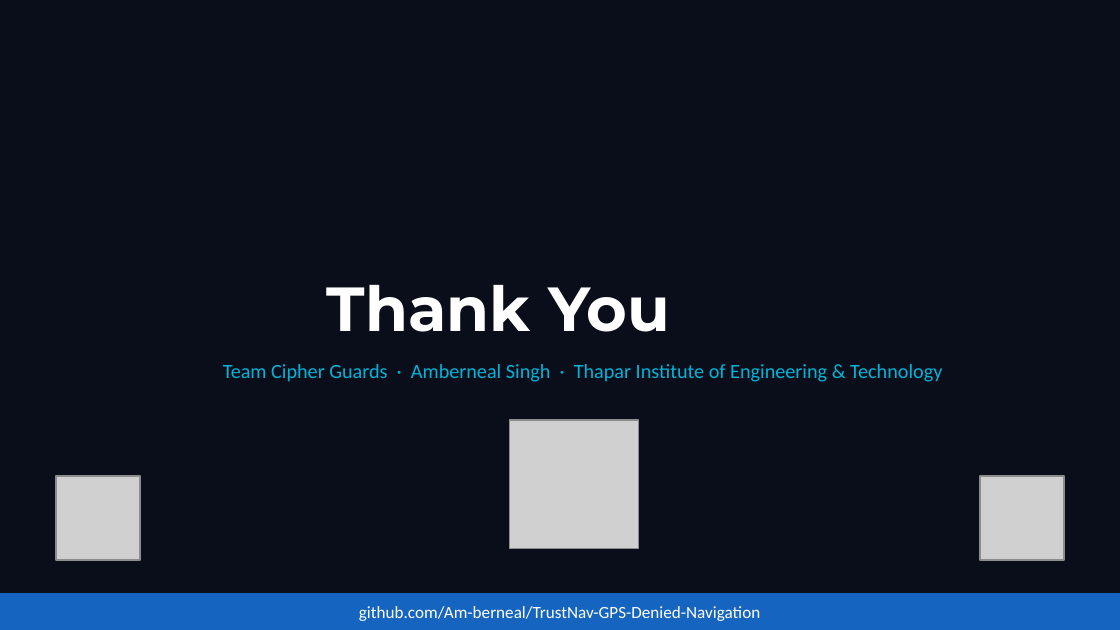
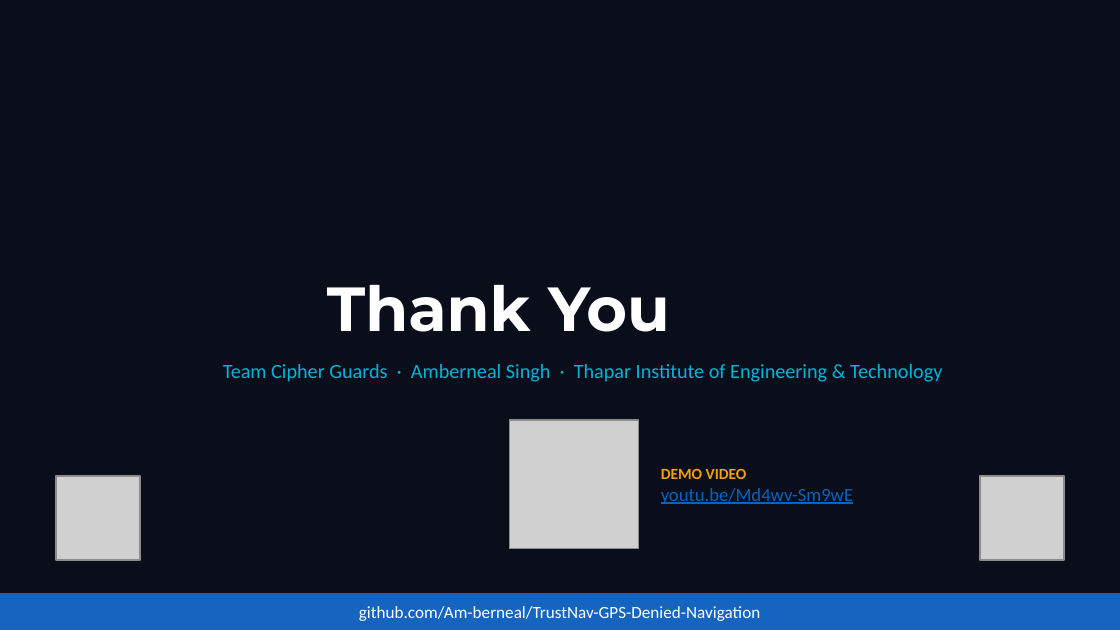
Before and after one commit to Am-berneal/TrustNav-GPS-Denied-Navigation, a slide deck: slide 9 of presentation/Thapar_University_Cipher_Guards.pptx. Drawn at 1120x630 pixels with LibreOffice and Linux fonts; fonts in the diff are those of the drawing; grey boxes stand for pictures. Boxes give left, top, right and bottom in pixels: in the first picture for what was removed or moved away, otherwise in the second. Text is boxed around its words. In the diff, an @@ line names an element or a change of style, - is before the commit and + after.

Commit message:
Link the YouTube demo video (README, src/README, metadata, deck)

```diff
--- a/presentation/Thapar_University_Cipher_Guards.pptx
+++ b/presentation/Thapar_University_Cipher_Guards.pptx
@@ text added at [661, 468, 853, 504], 12 pt, text #0563C1, underline @@
+DEMO VIDEO
+youtu.be/Md4wv-Sm9wE
```
Also in this commit, not shown: 4 other files.
